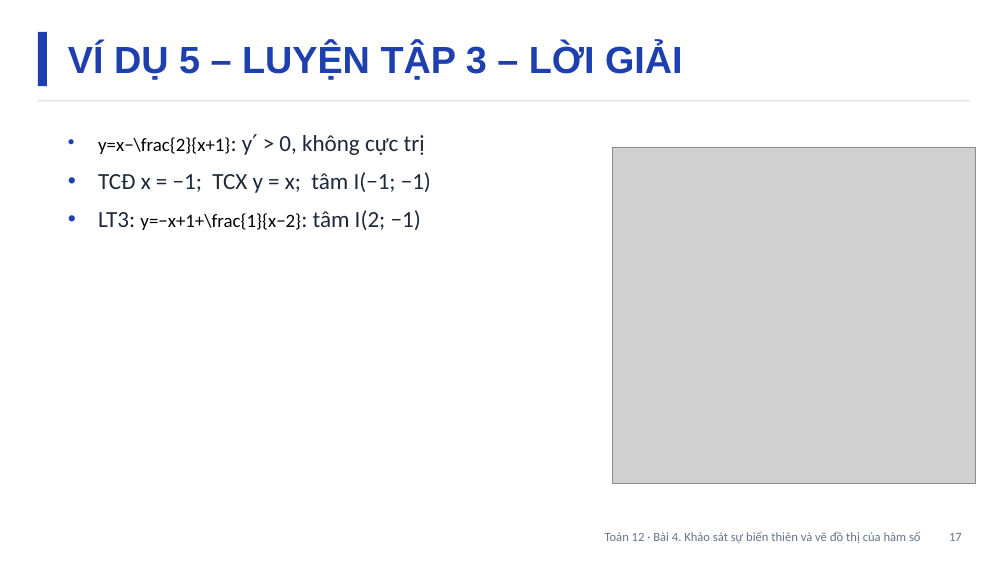
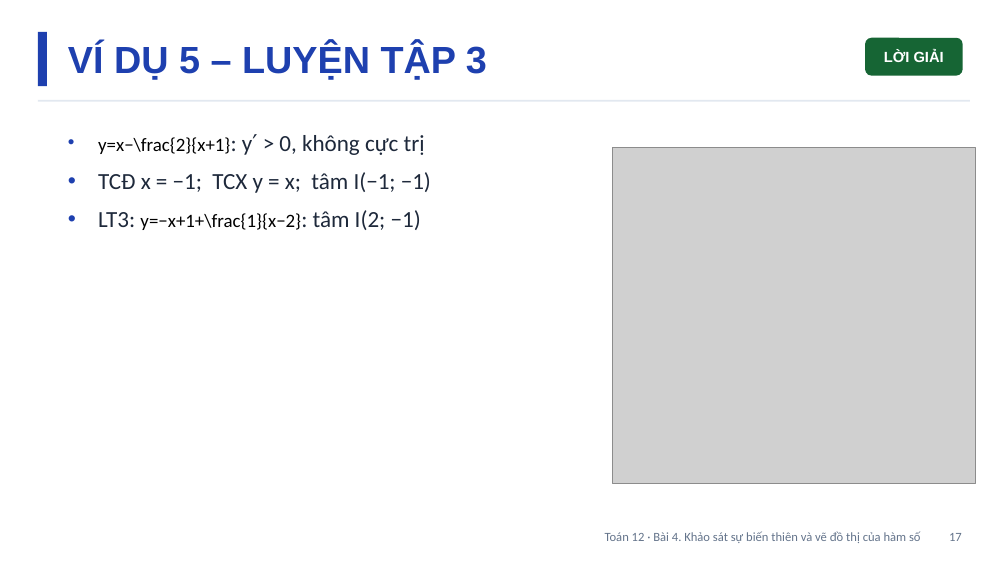
Before and after one commit to Trangtu66/Taode_thi_online, a slide deck: slide 17 of slide/Slide_TOAN12_Bai4_T14-18.pptx. Drawn at 1008x567 pixels with LibreOffice and Linux fonts; fonts in the diff are those of the drawing; grey boxes stand for pictures. Boxes give left, top, right and bottom in pixels: in the first picture for what was removed or moved away, otherwise in the second. Text is boxed around its words. In the diff, an @@ line names an element or a change of style, - is before the commit and + after.

```diff
--- a/slide/Slide_TOAN12_Bai4_T14-18.pptx
+++ b/slide/Slide_TOAN12_Bai4_T14-18.pptx
@@ text at (68, 44, 487, 80): text changed @@
-VÍ DỤ 5 – LUYỆN TẬP 3 – LỜI GIẢI
+VÍ DỤ 5 – LUYỆN TẬP 3
@@ rounded rectangle added at (865, 38, 963, 76), fill #166534, 14 pt, text #FFFFFF, bold @@
+LỜI GIẢI
```
Also in this commit, not shown: 13 other slides changed, 9 other files.
